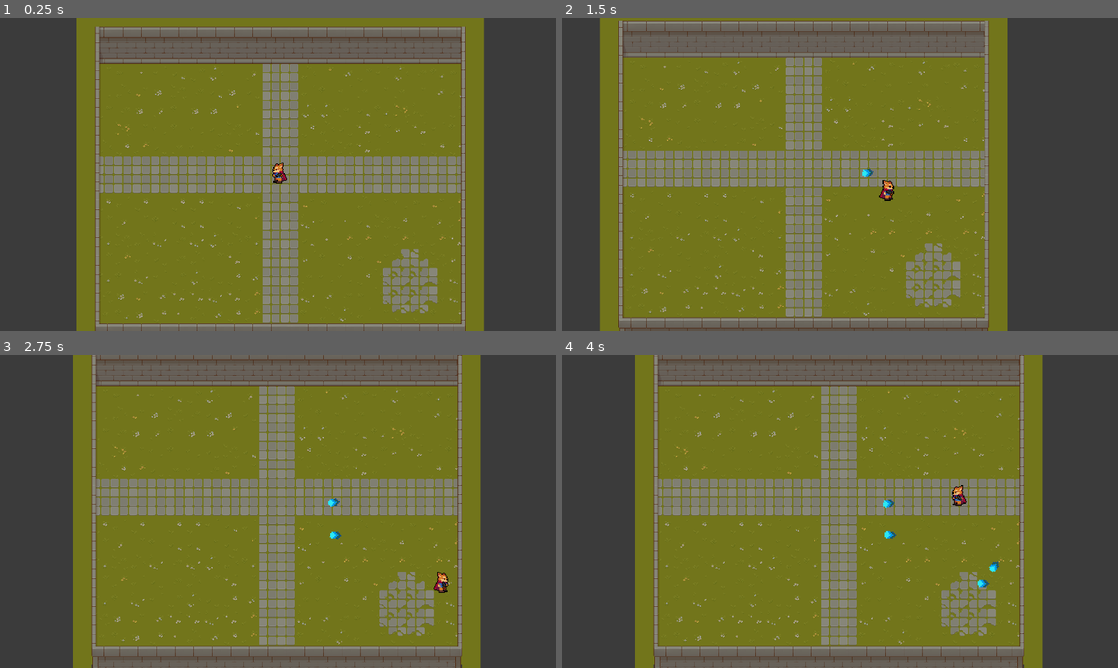
Above: before the commit, frames 1-4 (two rows, left to right).
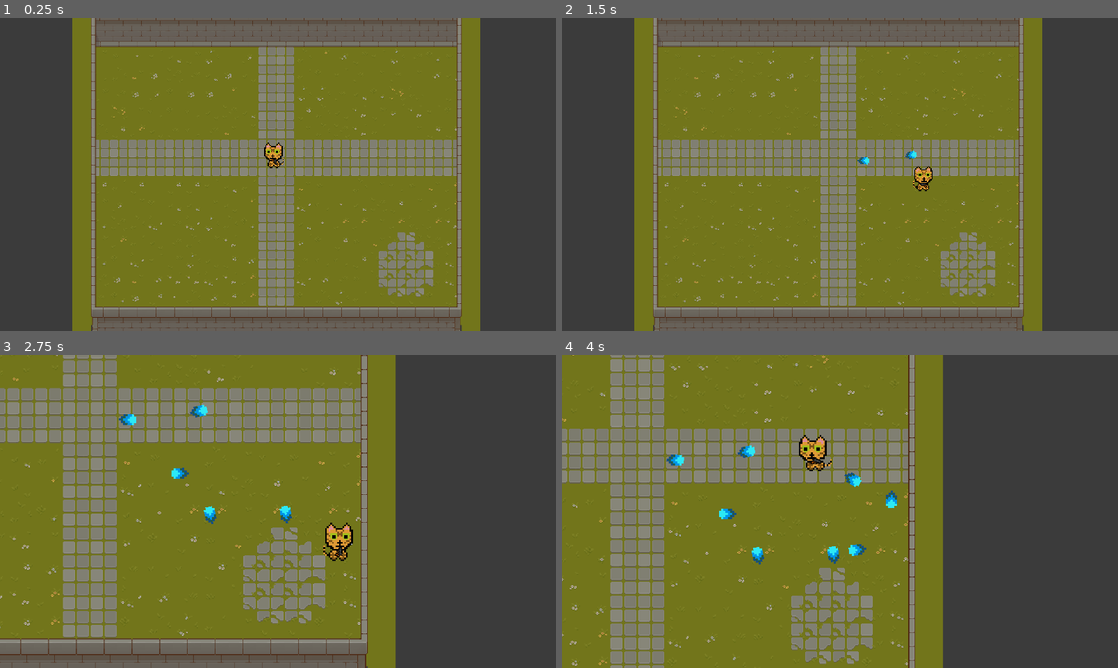
Above: after the commit, the same moments.

Repository: KaiyuCR7/AdventureGameJam2023
Game: Godot game, scene res://Scenes/MainScenes/world.tscn
Two runs of this game, one before a commit and one after it. Both use one fixed random seed, a clock stepped at 60 frames per second and the inputs below.
Inputs (mouse positions are in pixels of both pictures, inside the frame that each line leads up to):
- Up to frame 1 (0.25 s): no input
- Up to frame 2 (1.5 s): tap Enter at 0.5 s; move the mouse to (962, 158) at 0.52 s; press the mouse at (962, 158) at 0.53 s; hold D (MoveRight) 0.53-1.28 s; tap Space (swapCamera) at 0.8, 1.35 s; move the mouse to (728, 190) at 1.27 s; release the mouse at (728, 190) at 1.28 s; hold S (MoveDown) from 1.28 s (still down)
- Up to frame 3 (2.75 s): click (166, 527) at 1.55 s; move the mouse to (333, 442) at 2.02 s; release S (MoveDown) at 2.03 s; press the mouse at (333, 442) at 2.03 s; hold D (MoveRight) from 2.03 s (still down); tap Space (swapCamera) at 2.3 s
- Up to frame 4 (4 s): move the mouse to (812, 574) at 2.77 s; release D (MoveRight) at 2.78 s; release the mouse at (812, 574) at 2.78 s; hold W (MoveUp) 2.78-3.53 s; tap Space (swapCamera) at 2.85, 3.8 s; click (812, 574) at 3.05 s; move the mouse to (1006, 558) at 3.52 s; press the mouse at (1006, 558) at 3.53 s; hold A (MoveLeft) from 3.53 s (still down)

The runs differ from the first frame. In frame 1, 27% of the frame differs, in the area x 13-87%, y 0-100%; in frame 2, 37%; in frame 3, 58%; in frame 4, 58%, in the area x 0-87%, y 0-100%.

Commit message:
Testing new sprites/working with collision layers

Diff:
--- a/AdvGameJam2023 - Name/Global.gd
+++ b/AdvGameJam2023 - Name/Global.gd
@@ -1,3 +1,10 @@
 extends Node
 
 var level = 0
+var bulletHit = false
+
+func setBulletHit(hit):
+	bulletHit = hit
+
+func getBulletHit():
+	return bulletHit
--- a/AdvGameJam2023 - Name/Scenes/MainScenes/CharacterBody2D.gd
+++ b/AdvGameJam2023 - Name/Scenes/MainScenes/CharacterBody2D.gd
@@ -4,19 +4,24 @@
 const MAX_SPEED = 200
 const ACCELERATION = 100
 const FRICTION = 80
+const bulletSpeed = 500
 
 var lookDirection = 1
-
-enum {
-	MOVE,
-	ATTACK
-}
-var state = MOVE
+var can_fire = true
+var rate_of_fire = 0.4
 
 @onready var animationPlayer = $AnimationPlayer
+@onready var weaponPoint = $weapon/Sprite2D/Area2D
+
+var bullet = preload("res://Scenes/MainScenes/bullet.tscn")
 
 
 func _process(delta):
+	aim()
+	move(delta)
+	shoot()
+
+func aim():
 	#aim Weapon
 	var aimVector = get_global_mouse_position() - self.position
 	var aimRotate = aimVector.angle()
@@ -26,24 +31,28 @@
 	else:
 		$weapon/Sprite2D.flip_v = false
 
-	match state:
-		MOVE:
-			moveState(delta)
+func shoot():
+	if Input.is_action_pressed("shoot") and can_fire == true:
+		print("here")
+		can_fire = false
+		var bullet_instance = bullet.instantiate()
+		bullet_instance.set_position(weaponPoint.global_position)
+		bullet_instance.rotation = get_angle_to(get_global_mouse_position())
+		get_parent().add_child(bullet_instance)
+		await get_tree().create_timer(rate_of_fire).timeout
+		bullet_instance.apply_impulse(Vector2(),Vector2(bulletSpeed,0).rotated(rotation))
+		can_fire = true
 
-		ATTACK:
-			pass
-
-
-func moveState(delta):
+func move(delta):
 	var input_vector = Vector2.ZERO
 	input_vector.x = Input.get_action_strength("MoveRight") - Input.get_action_strength("MoveLeft")
 	input_vector.y = Input.get_action_strength("MoveDown") - Input.get_action_strength("MoveUp")
 
 	if input_vector != Vector2.ZERO:
-		if input_vector.x < 0:
+		if input_vector.x > 0:
 			animationPlayer.play("RunRight")
 			lookDirection = 1
-		elif input_vector.x > 0:
+		elif input_vector.x < 0:
 			animationPlayer.play("RunLeft")
 			lookDirection = 2
 		if input_vector.x == 0 && lookDirection == 1:
@@ -53,10 +62,10 @@
 		velocity.x = move_toward(0, input_vector.x * MAX_SPEED, ACCELERATION * delta)
 		velocity.y = move_toward(0, input_vector.y * MAX_SPEED, ACCELERATION * delta)
 	elif input_vector == Vector2.ZERO:
-		if input_vector.x < 0:
+		if input_vector.x > 0:
 			animationPlayer.play("IdleRight")
 			lookDirection = 1
-		elif input_vector.x > 0:
+		elif input_vector.x < 0:
 			animationPlayer.play("IdleLeft")
 			lookDirection = 2
 		velocity.x = move_toward(input_vector.x * MAX_SPEED, 0, FRICTION * delta)
--- a/AdvGameJam2023 - Name/Scenes/MainScenes/bullet.gd
+++ b/AdvGameJam2023 - Name/Scenes/MainScenes/bullet.gd
@@ -1,24 +1,22 @@
-extends CharacterBody2D
+extends RigidBody2D
 
-var bulletSpeed = 10
+@export var bulletSpeed = 500
 var inputVelocity = Vector2.ZERO
 
 func setBulletSpeed(speed):
 	self.bulletSpeed = speed
 
-func setVelocity(bulletVel):
+func setDvelocity(bulletVel):
 	print(bulletVel)
 	self.inputVelocity = bulletVel
 
 func _ready():
-	print("bullet Ready")
-#	print(velocity)
-#	print(inputVelocity)
-
+	print("in ready")
+	self.apply_impulse(Vector2(), Vector2(bulletSpeed, 0).rotated(global_rotation))
 
 func _process(delta):
 #	velocity.x = move_toward(0,inputVelocity.x * bulletSpeed, delta * bulletSpeed)
 #	velocity.y = move_toward(0,inputVelocity.y * bulletSpeed, delta * bulletSpeed)
-	velocity = inputVelocity
-	velocity = velocity.normalized() * bulletSpeed
-	move_and_slide()
+#	velocity = inputVelocity
+#	move_and_collide(velocity.normalized() * delta * bulletSpeed)
+	pass
--- a/AdvGameJam2023 - Name/Scenes/MainScenes/bullet.tscn
+++ b/AdvGameJam2023 - Name/Scenes/MainScenes/bullet.tscn
@@ -4,23 +4,24 @@
 [ext_resource type="Script" path="res://Scenes/MainScenes/bullet.gd" id="1_pp8ts"]
 
 [sub_resource type="CapsuleShape2D" id="CapsuleShape2D_tbq4c"]
-radius = 17.0
-height = 44.0
+radius = 7.0
+height = 26.0
 
-[node name="bullet" type="CharacterBody2D"]
+[node name="RigidBody2D" type="RigidBody2D"]
+collision_layer = 4
+collision_mask = 9
+gravity_scale = 0.0
+script = ExtResource("1_pp8ts")
+
+[node name="CollisionShape2D" type="CollisionShape2D" parent="."]
+position = Vector2(-1, 1)
+rotation = 1.5708
+shape = SubResource("CapsuleShape2D_tbq4c")
+
+[node name="Sprite2D" type="Sprite2D" parent="."]
 position = Vector2(4.76837e-07, 4.76837e-07)
 scale = Vector2(0.5, 0.5)
-script = ExtResource("1_pp8ts")
-
-[node name="Sprite2D" type="Sprite2D" parent="."]
 texture = ExtResource("1_7atkw")
 hframes = 5
 vframes = 2
 frame = 2
-
-[node name="CollisionShape2D" type="CollisionShape2D" parent="."]
-position = Vector2(-3, 1)
-rotation = 1.5708
-scale = Vector2(1, 1)
-shape = SubResource("CapsuleShape2D_tbq4c")
-disabled = true
--- a/AdvGameJam2023 - Name/Scenes/MainScenes/player.tscn
+++ b/AdvGameJam2023 - Name/Scenes/MainScenes/player.tscn
@@ -1,7 +1,7 @@
 [gd_scene load_steps=10 format=3 uid="uid://dttvdg3qnw7h6"]
 
 [ext_resource type="Script" path="res://Scenes/MainScenes/CharacterBody2D.gd" id="1_n7py2"]
-[ext_resource type="Texture2D" uid="uid://cekx6f4h6hdj4" path="res://Assets/Player/Player.png" id="2_g63xk"]
+[ext_resource type="Texture2D" uid="uid://cho1wu8yjm7mi" path="res://Assets/Player/Parallel_Pets_-_Temp_Lenyx.png" id="2_oga6t"]
 [ext_resource type="PackedScene" uid="uid://c6pm766vu4hd7" path="res://Scenes/MainScenes/weapon.tscn" id="3_ddcie"]
 
 [sub_resource type="CapsuleShape2D" id="CapsuleShape2D_4qdl4"]
@@ -21,7 +21,7 @@
 "times": PackedFloat32Array(0),
 "transitions": PackedFloat32Array(1),
 "update": 1,
-"values": [12]
+"values": [2]
 }
 
 [sub_resource type="Animation" id="Animation_y7xp8"]
@@ -43,7 +43,7 @@
 
 [sub_resource type="Animation" id="Animation_j681e"]
 resource_name = "RunLeft"
-length = 0.4
+length = 0.2
 tracks/0/type = "value"
 tracks/0/imported = false
 tracks/0/enabled = true
@@ -51,15 +51,15 @@
 tracks/0/interp = 1
 tracks/0/loop_wrap = true
 tracks/0/keys = {
-"times": PackedFloat32Array(0, 0.1, 0.2, 0.3),
-"transitions": PackedFloat32Array(1, 1, 1, 1),
+"times": PackedFloat32Array(0, 0.1),
+"transitions": PackedFloat32Array(1, 1),
 "update": 1,
-"values": [0, 1, 2, 3]
+"values": [2, 3]
 }
 
 [sub_resource type="Animation" id="Animation_v5p01"]
 resource_name = "RunRight"
-length = 0.4
+length = 0.2
 tracks/0/type = "value"
 tracks/0/imported = false
 tracks/0/enabled = true
@@ -67,10 +67,10 @@
 tracks/0/interp = 1
 tracks/0/loop_wrap = true
 tracks/0/keys = {
-"times": PackedFloat32Array(0, 0.1, 0.2, 0.3),
-"transitions": PackedFloat32Array(1, 1, 1, 1),
+"times": PackedFloat32Array(0, 0.1),
+"transitions": PackedFloat32Array(1, 1),
 "update": 1,
-"values": [12, 13, 14, 15]
+"values": [0, 1]
 }
 
 [sub_resource type="AnimationLibrary" id="AnimationLibrary_25bmv"]
@@ -82,6 +82,7 @@
 }
 
 [node name="Player" type="CharacterBody2D"]
+collision_layer = 32
 script = ExtResource("1_n7py2")
 
 [node name="CollisionShape2D" type="CollisionShape2D" parent="."]
@@ -92,10 +93,10 @@
 
 [node name="Sprite2D" type="Sprite2D" parent="."]
 position = Vector2(-2, -2)
-scale = Vector2(1.5, 1.5)
-texture = ExtResource("2_g63xk")
-hframes = 60
-frame = 12
+scale = Vector2(2, 2)
+texture = ExtResource("2_oga6t")
+hframes = 4
+frame = 2
 
 [node name="AnimationPlayer" type="AnimationPlayer" parent="."]
 libraries = {
@@ -103,13 +104,12 @@
 }
 
 [node name="PlayerCamera" type="Camera2D" parent="."]
-position = Vector2(-3, 2)
-zoom = Vector2(2, 2)
+zoom = Vector2(3, 3)
 position_smoothing_enabled = true
 position_smoothing_speed = 3.0
 
 [node name="weapon" parent="." instance=ExtResource("3_ddcie")]
-position = Vector2(-1, 4)
+position = Vector2(-2, 9)
 scale = Vector2(1.10611, 1.10611)
 
 [editable path="weapon"]
--- a/AdvGameJam2023 - Name/Scenes/MainScenes/weapon.tscn
+++ b/AdvGameJam2023 - Name/Scenes/MainScenes/weapon.tscn
@@ -16,9 +16,12 @@
 vframes = 6
 
 [node name="Area2D" type="Area2D" parent="Sprite2D"]
-position = Vector2(34, 0)
+position = Vector2(41, -3)
+collision_layer = 0
+collision_mask = 0
 
 [node name="CollisionShape2D" type="CollisionShape2D" parent="Sprite2D/Area2D"]
-position = Vector2(4, -2)
+position = Vector2(-9.53674e-07, 1.19209e-07)
 scale = Vector2(1.61808, 1.36956)
 shape = SubResource("SegmentShape2D_wv6ap")
+disabled = true
--- a/AdvGameJam2023 - Name/Scenes/MainScenes/world.gd
+++ b/AdvGameJam2023 - Name/Scenes/MainScenes/world.gd
@@ -6,29 +6,35 @@
 @onready var weapon = $Player/weapon/Sprite2D
 @onready var weaponPoint = $Player/weapon/Sprite2D/Area2D
 
-var bulletScene = preload("res://Scenes/MainScenes/bullet.tscn")
-
-
 # Called when the node enters the scene tree for the first time.
 func _ready():
 	#defualt starting weapon
 	weapon.frame = 0
+	#defaul camera
+	oCamera.make_current()
 
 func _input(event):
 	if Input.is_action_just_pressed("swapCamera"):
-		if pCamera.is_current():
-			oCamera.make_current()
-		elif oCamera.is_current():
-			pCamera.make_current()
-	if Input.is_action_just_released("shoot"):
-		var bulletInstance = bulletScene.instantiate()
-		bulletInstance.set_position(weaponPoint.global_position)
-		var aimVector = get_global_mouse_position() - player.position
-		var aimRotate = aimVector.angle()
-		bulletInstance.rotation = aimRotate
-		bulletInstance.setVelocity(aimVector)
-		add_child(bulletInstance)
-		print("Bullet Shot")
+		zoomCam()
+#	if Input.is_action_just_released("shoot"):
+#		shoot()
+
+#func shoot():
+#	var bulletInstance = bulletScene.instantiate()
+#	bulletInstance.set_position(weaponPoint.global_position)
+#	var aimVector = get_global_mouse_position() - player.position
+#	var aimRotate = aimVector.angle()
+#	bulletInstance.rotation = aimRotate
+#	bulletInstance.setDvelocity(aimVector)
+#	add_child(bulletInstance)
+#	print("Bullet Shot")
+
+func zoomCam():
+	if pCamera.is_current():
+		oCamera.make_current()
+	elif oCamera.is_current():
+		pCamera.make_current()
+
 # Called every frame. 'delta' is the elapsed time since the previous frame.
 func _process(delta):
 	pass
--- a/AdvGameJam2023 - Name/Scenes/MainScenes/world.tscn
+++ b/AdvGameJam2023 - Name/Scenes/MainScenes/world.tscn
@@ -362,12 +362,15 @@
 1:1/0 = 0
 1:1/0/physics_layer_0/linear_velocity = Vector2(0, 0)
 1:1/0/physics_layer_0/angular_velocity = 0.0
+1:1/0/physics_layer_0/polygon_0/points = PackedVector2Array(-16, 16, -16, -16, 16, -16, 16, -7.5, -7.5, -7, -7.5, 16)
 2:1/0 = 0
 2:1/0/physics_layer_0/linear_velocity = Vector2(0, 0)
 2:1/0/physics_layer_0/angular_velocity = 0.0
+2:1/0/physics_layer_0/polygon_0/points = PackedVector2Array(-16, -16, 16, -16, 16, -7.5, -16, -7.5)
 3:1/0 = 0
 3:1/0/physics_layer_0/linear_velocity = Vector2(0, 0)
 3:1/0/physics_layer_0/angular_velocity = 0.0
+3:1/0/physics_layer_0/polygon_0/points = PackedVector2Array(-16, -16, 16, -16, 16, 16, 7, 16, 7, -7.5, -16, -7.5)
 3:2/0 = 0
 3:2/0/physics_layer_0/linear_velocity = Vector2(0, 0)
 3:2/0/physics_layer_0/angular_velocity = 0.0
@@ -375,18 +378,19 @@
 3:3/0 = 0
 3:3/0/physics_layer_0/linear_velocity = Vector2(0, 0)
 3:3/0/physics_layer_0/angular_velocity = 0.0
-3:3/0/physics_layer_0/polygon_0/points = PackedVector2Array(9, -16, 8.75, 16, 16, 16, 16, -16)
+3:3/0/physics_layer_0/polygon_0/points = PackedVector2Array(-16, -16, 16, -16, 16, 16, -16, 16)
 3:4/0 = 0
 3:4/0/physics_layer_0/linear_velocity = Vector2(0, 0)
 3:4/0/physics_layer_0/angular_velocity = 0.0
-3:4/0/physics_layer_0/polygon_0/points = PackedVector2Array(-16, -12, 5, -12, 4.5, -16, 13.5, -16, 13, 16, -16, 16)
+3:4/0/physics_layer_0/polygon_0/points = PackedVector2Array(-16, -16, 16, -16, 16, 16, -16, 16)
 2:4/0 = 0
 2:4/0/physics_layer_0/linear_velocity = Vector2(0, 0)
 2:4/0/physics_layer_0/angular_velocity = 0.0
-2:4/0/physics_layer_0/polygon_0/points = PackedVector2Array(-16, -11.5, 16, -11.5, 16, -2.5, -16, -2.5)
+2:4/0/physics_layer_0/polygon_0/points = PackedVector2Array(-16, -16, 16, -16, 16, 16, -16, 16)
 2:3/0 = 0
 2:3/0/physics_layer_0/linear_velocity = Vector2(0, 0)
 2:3/0/physics_layer_0/angular_velocity = 0.0
+2:3/0/physics_layer_0/polygon_0/points = PackedVector2Array(-16, -16, 16, -16, 16, 16, -16, 16)
 2:2/0 = 0
 2:2/0/physics_layer_0/linear_velocity = Vector2(0, 0)
 2:2/0/physics_layer_0/angular_velocity = 0.0
@@ -397,11 +401,11 @@
 1:3/0 = 0
 1:3/0/physics_layer_0/linear_velocity = Vector2(0, 0)
 1:3/0/physics_layer_0/angular_velocity = 0.0
-1:3/0/physics_layer_0/polygon_0/points = PackedVector2Array(-9, -16, -8.75, 16, -16, 16, -16, -16)
+1:3/0/physics_layer_0/polygon_0/points = PackedVector2Array(-16, -16, 16, -16, 16, 16, -16, 16)
 1:4/0 = 0
 1:4/0/physics_layer_0/linear_velocity = Vector2(0, 0)
 1:4/0/physics_layer_0/angular_velocity = 0.0
-1:4/0/physics_layer_0/polygon_0/points = PackedVector2Array(-4.5, -16, -5, -12, 16, -12, 16, 16, -14, 16, -14, -16)
+1:4/0/physics_layer_0/polygon_0/points = PackedVector2Array(-16, -16, 16, -16, 16, 16, -16, 16)
 1:6/0 = 0
 1:6/0/physics_layer_0/linear_velocity = Vector2(0, 0)
 1:6/0/physics_layer_0/angular_velocity = 0.0
@@ -462,12 +466,15 @@
 5:4/0 = 0
 5:4/0/physics_layer_0/linear_velocity = Vector2(0, 0)
 5:4/0/physics_layer_0/angular_velocity = 0.0
+5:4/0/physics_layer_0/polygon_0/points = PackedVector2Array(-16, -16, 16, -16, 16, -8, -16, -7.5)
 4:4/0 = 0
 4:4/0/physics_layer_0/linear_velocity = Vector2(0, 0)
 4:4/0/physics_layer_0/angular_velocity = 0.0
+4:4/0/physics_layer_0/polygon_0/points = PackedVector2Array(8, -16, 16, -16, 16, -7.5, 7.5, -7.5)
 4:3/0 = 0
 4:3/0/physics_layer_0/linear_velocity = Vector2(0, 0)
 4:3/0/physics_layer_0/angular_velocity = 0.0
+4:3/0/physics_layer_0/polygon_0/points = PackedVector2Array(7.5, -16, 16, -16, 16, 16, 7.5, 16)
 4:2/0 = 0
 4:2/0/physics_layer_0/linear_velocity = Vector2(0, 0)
 4:2/0/physics_layer_0/angular_velocity = 0.0
@@ -570,6 +577,7 @@
 [sub_resource type="TileSet" id="TileSet_dqvgi"]
 tile_size = Vector2i(32, 32)
 physics_layer_0/collision_layer = 1
+physics_layer_0/collision_mask = 20
 sources/10 = SubResource("TileSetAtlasSource_38uj3")
 sources/11 = SubResource("TileSetAtlasSource_8kqyd")
 sources/9 = SubResource("TileSetAtlasSource_esn58")
@@ -611,7 +619,7 @@
 color = Color(0.231373, 0.231373, 0.231373, 1)
 
 [node name="outerCamera" type="Camera2D" parent="."]
-position = Vector2(322, 280)
+position = Vector2(323, 284)
 zoom = Vector2(2, 2)
 drag_horizontal_enabled = true
 drag_vertical_enabled = true
--- a/AdvGameJam2023 - Name/project.godot
+++ b/AdvGameJam2023 - Name/project.godot
@@ -85,6 +85,15 @@
 ]
 }
 
+[layer_names]
+
+2d_physics/layer_1="Walls"
+2d_physics/layer_2="Player Hurtbox"
+2d_physics/layer_3="Player Hitbox"
+2d_physics/layer_4="Enemy Hurtbox"
+2d_physics/layer_5="Enemy Hitbox"
+2d_physics/layer_6="Player Body"
+
 [rendering]
 
 textures/canvas_textures/default_texture_filter=0
Binary file added: AdvGameJam2023 - Name/Assets/Player/Parallel_Pets_-_Temp_Lenyx.png
Not shown, added: AdvGameJam2023 - Name/Assets/Player/Parallel_Pets_-_Temp_Lenyx.png.import
